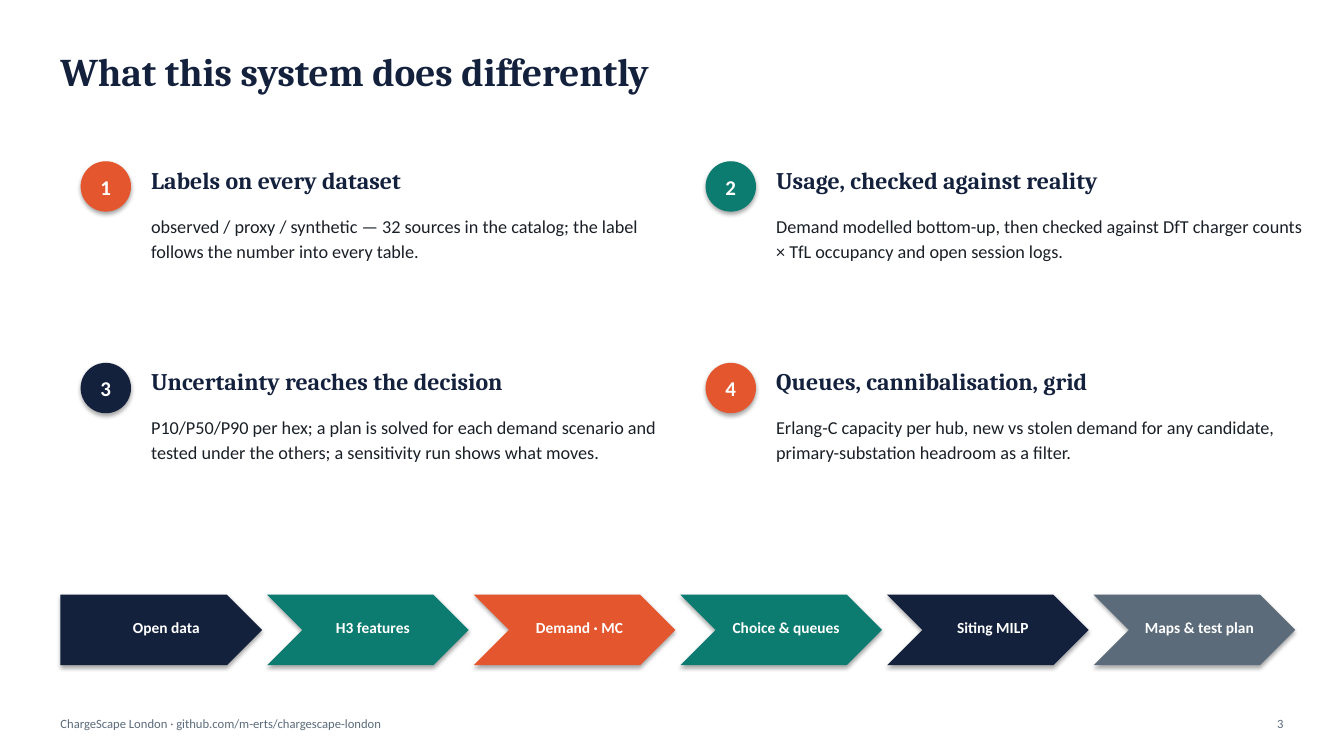
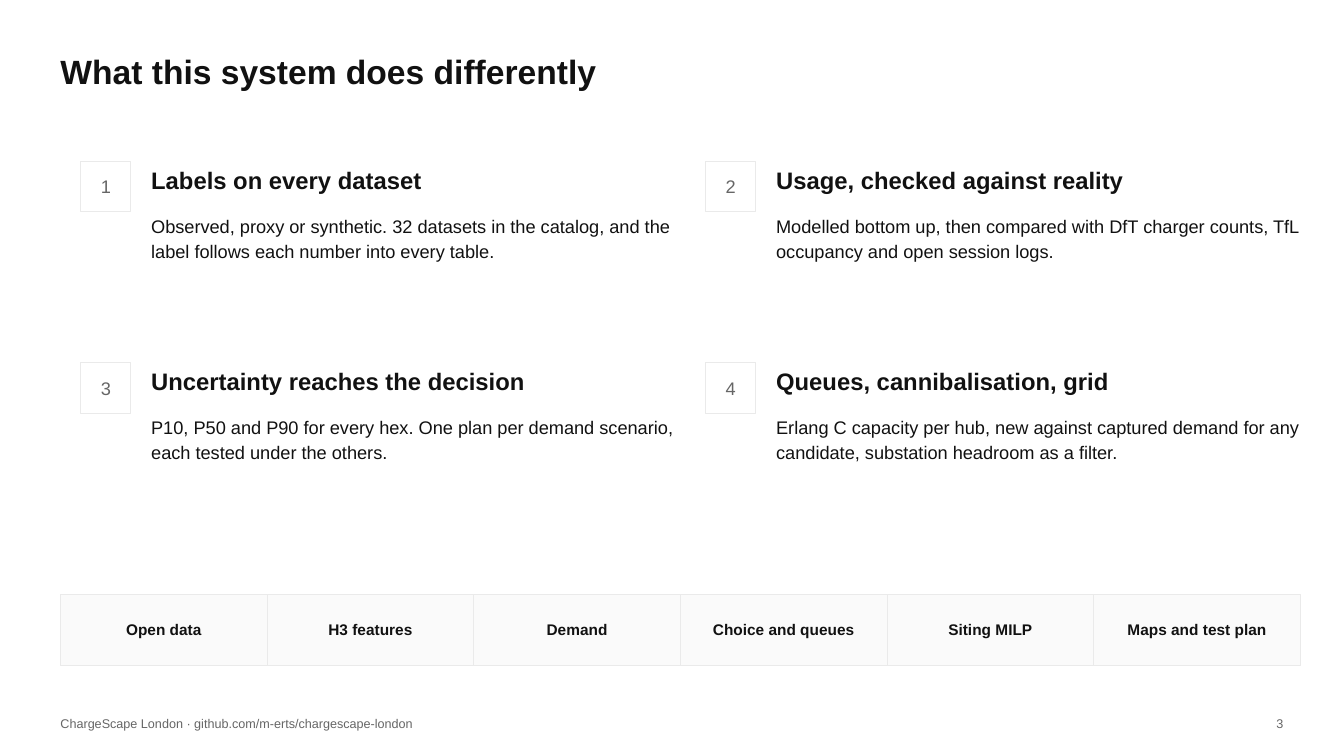
Before and after one commit to m-erts/chargescape-london, a slide deck: slide 3 of reports/ChargeScape_London.pptx. Drawn at 1344x756 pixels with LibreOffice and Linux fonts; fonts in the diff are those of the drawing. Boxes give left, top, right and bottom in pixels: in the first picture for what was removed or moved away, otherwise in the second. Text is boxed around its words. In the diff, an @@ line names an element or a change of style, - is before the commit and + after.

```diff
--- a/reports/ChargeScape_London.pptx
+++ b/reports/ChargeScape_London.pptx
@@ text "What this system does differently" at box(60, 59, 596, 91): size 28 to 24 pt, font Cambria to Arial, text colour #14213D to #111111 @@
@@ rectangle at box(81, 161, 131, 212): ellipse to rectangle; fill #E4572E to #FFFFFF; outline none to #EAEAEA 0.75 pt; shadow off @@
@@ rectangle at box(706, 161, 756, 212): ellipse to rectangle; fill #0C7C70 to #FFFFFF; outline none to #EAEAEA 0.75 pt; shadow off @@
@@ text at box(151, 219, 670, 262): text changed; font Calibri to Arial; text colour #1A2027 to #111111 @@
-observed / proxy / synthetic — 32 sources in the catalog; the label follows the number into every table.
+Observed, proxy or synthetic. 32 datasets in the catalog, and the label follows each number into every table.
@@ text at box(776, 219, 1299, 262): text changed; font Calibri to Arial; text colour #1A2027 to #111111 @@
-Demand modelled bottom-up, then checked against DfT charger counts × TfL occupancy and open session logs.
+Modelled bottom up, then compared with DfT charger counts, TfL occupancy and open session logs.
@@ rectangle at box(81, 363, 131, 413): ellipse to rectangle; fill #14213D to #FFFFFF; outline none to #EAEAEA 0.75 pt; shadow off @@
@@ size 15 to 13 pt, font Calibri to Arial, text colour #FFFFFF to #666666, bold off in 4 elements at box(101, 180, 111, 193), box(726, 180, 736, 193), box(101, 382, 111, 395), box(726, 382, 736, 395) @@
@@ rectangle at box(706, 363, 756, 413): ellipse to rectangle; fill #E4572E to #FFFFFF; outline none to #EAEAEA 0.75 pt; shadow off @@
@@ font Cambria to Arial, text colour #14213D to #111111 in 4 elements at box(151, 171, 421, 194), box(776, 171, 1123, 194), box(151, 372, 525, 395), box(776, 372, 1108, 395) @@
@@ text at box(151, 420, 673, 459): text changed; font Calibri to Arial; text colour #1A2027 to #111111 @@
-P10/P50/P90 per hex; a plan is solved for each demand scenario and tested under the others; a sensitivity run shows what moves.
+P10, P50 and P90 for every hex. One plan per demand scenario, each tested under the others.
@@ text at box(776, 420, 1299, 462): text changed; font Calibri to Arial; text colour #1A2027 to #111111 @@
-Erlang-C capacity per hub, new vs stolen demand for any candidate, primary-substation headroom as a filter.
+Erlang C capacity per hub, new against captured demand for any candidate, substation headroom as a filter.
@@ rectangle: place and size @@
-rectangle at box(60, 595, 262, 665)
+rectangle at box(60, 595, 267, 665)
@@ rectangle at box(60, 595, 267, 665): pentagon arrow to rectangle; fill #14213D to #FAFAFA; outline none to #EAEAEA 0.75 pt; shadow off @@
@@ rectangle: place and size @@
-rectangle at box(267, 595, 469, 665)
+rectangle at box(267, 595, 474, 665)
@@ rectangle at box(267, 595, 474, 665): chevron to rectangle; fill #0C7C70 to #FAFAFA; outline none to #EAEAEA 0.75 pt; shadow off @@
@@ rectangle: place and size @@
-rectangle at box(474, 595, 676, 665)
+rectangle at box(474, 595, 681, 665)
@@ rectangle at box(474, 595, 681, 665): chevron to rectangle; fill #E4572E to #FAFAFA; outline none to #EAEAEA 0.75 pt; shadow off @@
@@ rectangle at box(681, 595, 887, 665): chevron to rectangle; fill #0C7C70 to #FAFAFA; outline none to #EAEAEA 0.75 pt; shadow off @@
@@ rectangle: place and size @@
-rectangle at box(681, 595, 882, 665)
+rectangle at box(681, 595, 887, 665)
@@ rectangle: place and size @@
-rectangle at box(887, 595, 1089, 665)
+rectangle at box(887, 595, 1094, 665)
@@ rectangle at box(887, 595, 1094, 665): chevron to rectangle; fill #14213D to #FAFAFA; outline none to #EAEAEA 0.75 pt; shadow off @@
@@ rectangle: place and size @@
-rectangle at box(1094, 595, 1296, 665)
+rectangle at box(1094, 595, 1301, 665)
@@ rectangle at box(1094, 595, 1301, 665): chevron to rectangle; fill #5B6B7A to #FAFAFA; outline none to #EAEAEA 0.75 pt; shadow off @@
@@ text "Open data": place and size @@
-text "Open data" at box(133, 622, 200, 636)
+text "Open data" at box(126, 624, 202, 638)
@@ text "H3 features": place and size @@
-text "H3 features" at box(336, 622, 410, 633)
+text "H3 features" at box(328, 624, 412, 635)
@@ text at box(547, 624, 608, 635): text changed; font Calibri to Arial; text colour #FFFFFF to #111111 @@
-Demand · MC
+Demand
@@ text at box(713, 624, 854, 638): text changed; font Calibri to Arial; text colour #FFFFFF to #111111 @@
-Choice & queues
+Choice and queues
@@ font Calibri to Arial, text colour #FFFFFF to #111111 in 3 elements at box(126, 624, 202, 638), box(328, 624, 412, 635), box(948, 624, 1032, 638) @@
@@ text "Siting MILP": place and size @@
-text "Siting MILP" at box(957, 622, 1028, 636)
+text "Siting MILP" at box(948, 624, 1032, 638)
@@ text at box(1127, 624, 1267, 638): text changed; font Calibri to Arial; text colour #FFFFFF to #111111 @@
-Maps & test plan
+Maps and test plan
@@ text "ChargeScape London · github.com/m-erts/chargescape-london" at box(60, 719, 413, 731): font Calibri to Arial, text colour #5B6B7A to #666666 @@
@@ text "3" at box(1276, 719, 1283, 728): font Calibri to Arial, text colour #5B6B7A to #666666 @@
```
Also in this commit, not shown: 14 other slides changed, 49 other files.
